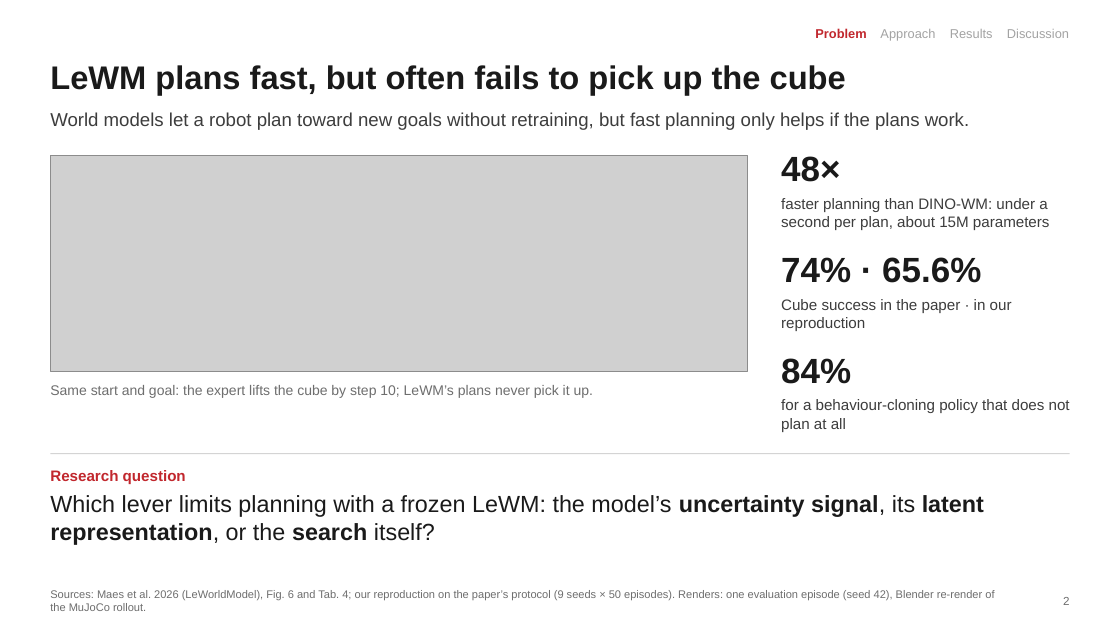
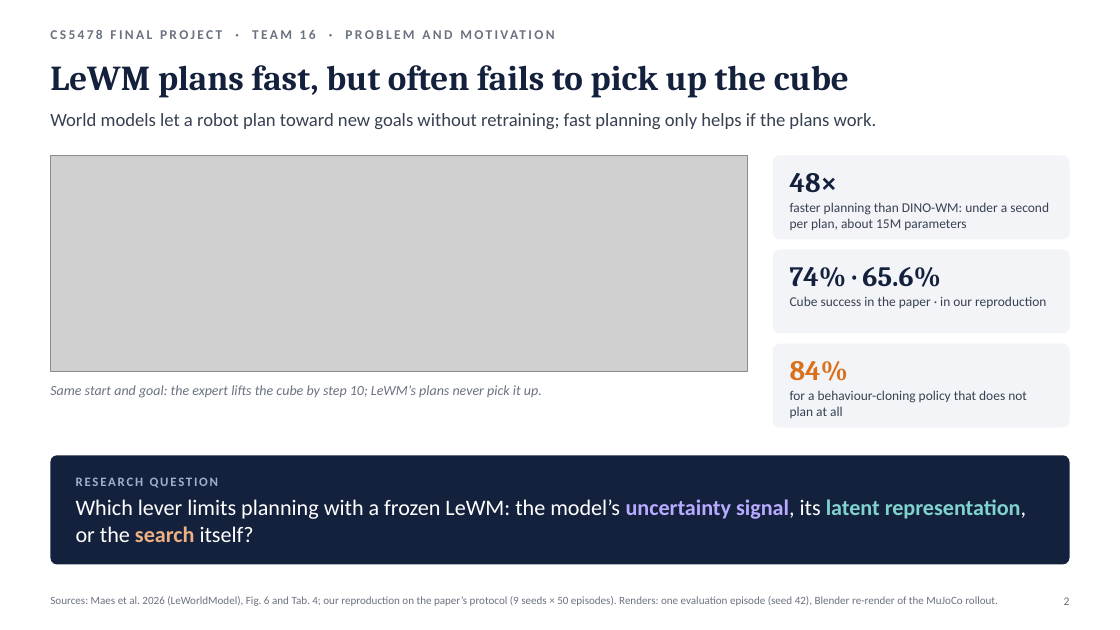
Before and after one commit to JaspinXu/uncertainty-aware-lewm, a slide deck: slide 2 of report/slides/CS5478_final_presentation.pptx. Drawn at 1120x630 pixels with LibreOffice and Linux fonts; fonts in the diff are those of the drawing; grey boxes stand for pictures. Boxes give left, top, right and bottom in pixels: in the first picture for what was removed or moved away, otherwise in the second. Text is boxed around its words. In the diff, an @@ line names an element or a change of style, - is before the commit and + after.

```diff
--- a/report/slides/CS5478_final_presentation.pptx
+++ b/report/slides/CS5478_final_presentation.pptx
@@ text at (815,28,1069,41): text changed; size 11 to 11.5 pt; font Arial to Calibri; text colour #A3A3A3 to #6B7280; bold on @@
-Problem Approach Results Discussion
+CS5478 FINAL PROJECT · TEAM 16 · PROBLEM AND MOTIVATION
@@ text "LeWM plans fast, but often ..." at (50,65,849,98): size 28 to 30 pt, font Arial to Cambria, text colour #1A1A1A to #14213D @@
@@ text at (50,113,877,129): text changed; font Arial to Calibri; text colour #3D3D3D to #374151 @@
-World models let a robot plan toward new goals without retraining, but fast planning only helps if the plans work.
+World models let a robot plan toward new goals without retraining; fast planning only helps if the plans work.
@@ rounded rectangle added at (773,155,1070,239), fill #F3F4F8 @@
@@ text "48×" at (790,173,838,193): size 30 to 24 pt, font Arial to Cambria, text colour #1A1A1A to #14213D; vertical alignment bottom to middle @@
@@ text "48×": place and size @@
-text "48×" at (781,156,840,182)
+text "48×" at (790,173,838,193)
@@ text "faster planning than DINO-WM: under ...": place and size @@
-text "faster planning than DINO-WM: under ..." at (781,198,1050,230)
+text "faster planning than DINO-WM: under ..." at (790,202,1049,230)
@@ rounded rectangle added at (773,250,1070,334), fill #F3F4F8 @@
@@ text "74% · 65.6%": place and size @@
-text "74% · 65.6%" at (781,257,981,283)
+text "74% · 65.6%" at (790,267,940,287)
@@ text "74% · 65.6%" at (790,267,940,287): size 30 to 24 pt, font Arial to Cambria, text colour #1A1A1A to #14213D; vertical alignment bottom to middle @@
@@ text "Cube success in the paper ...": place and size @@
-text "Cube success in the paper ..." at (781,299,1012,331)
+text "Cube success in the paper ..." at (790,296,1046,308)
@@ rounded rectangle added at (773,344,1070,428), fill #F3F4F8 @@
@@ text "84%": place and size @@
-text "84%" at (781,358,851,384)
+text "84%" at (790,361,848,381)
@@ text "84%" at (790,361,848,381): size 30 to 24 pt, font Arial to Cambria, text colour #1A1A1A to #D9701C; vertical alignment bottom to middle @@
@@ text "Same start and goal: the ..." at (50,385,542,398): font Arial to Calibri, text colour #6E6E6E to #6B7280, italic on @@
@@ size 13 to 11.5 pt, font Arial to Calibri, text colour #3D3D3D to #374151 in 3 elements at (790,202,1049,230), (790,296,1046,308), (790,390,1027,418) @@
@@ text "for a behaviour-cloning policy that ...": place and size @@
-text "for a behaviour-cloning policy that ..." at (781,399,1070,432)
+text "for a behaviour-cloning policy that ..." at (790,390,1027,418)
@@ line removed from (50, 454) to (1070, 454) @@
@@ rounded rectangle added at (50,455,1070,565), fill #14213D @@
@@ text at (76,477,219,488): text changed; size 13 to 11 pt; font Arial to Calibri; text colour #C1272D to #9FB0CF @@
-Research question
+RESEARCH QUESTION
@@ text "RESEARCH QUESTION": place and size @@
-text "RESEARCH QUESTION" at (50,470,984,545)
+text "RESEARCH QUESTION" at (76,477,1026,542)
@@ text "RESEARCH QUESTION" at (76,477,1026,542): vertical alignment top to middle @@
@@ text at (76,499,1026,542): size 20 to 19 pt, font Arial to Calibri, text colour #1A1A1A to #FFFFFF in "Which lever limits planning with a frozen ..."; text colour #1A1A1A to #B8ABFF in "uncertainty signal,"; text colour #1A1A1A to #7FD3CC in "latent representation,"; text colour #1A1A1A to #EDB083 in "search" @@
@@ text "Sources: Maes et al. 2026 ..." at (50,596,998,606): font Arial to Calibri, text colour #6E6E6E to #6B7280 @@
@@ text "2" at (1064,597,1070,605): font Arial to Calibri, text colour #6E6E6E to #6B7280 @@
```
Also in this commit, not shown: 12 other slides changed, 1 other file.
